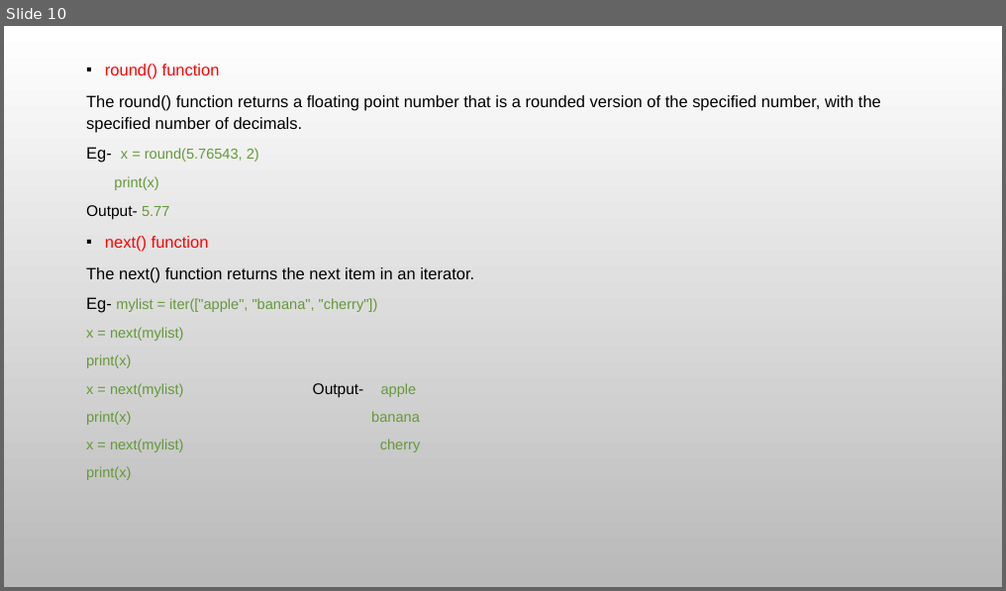
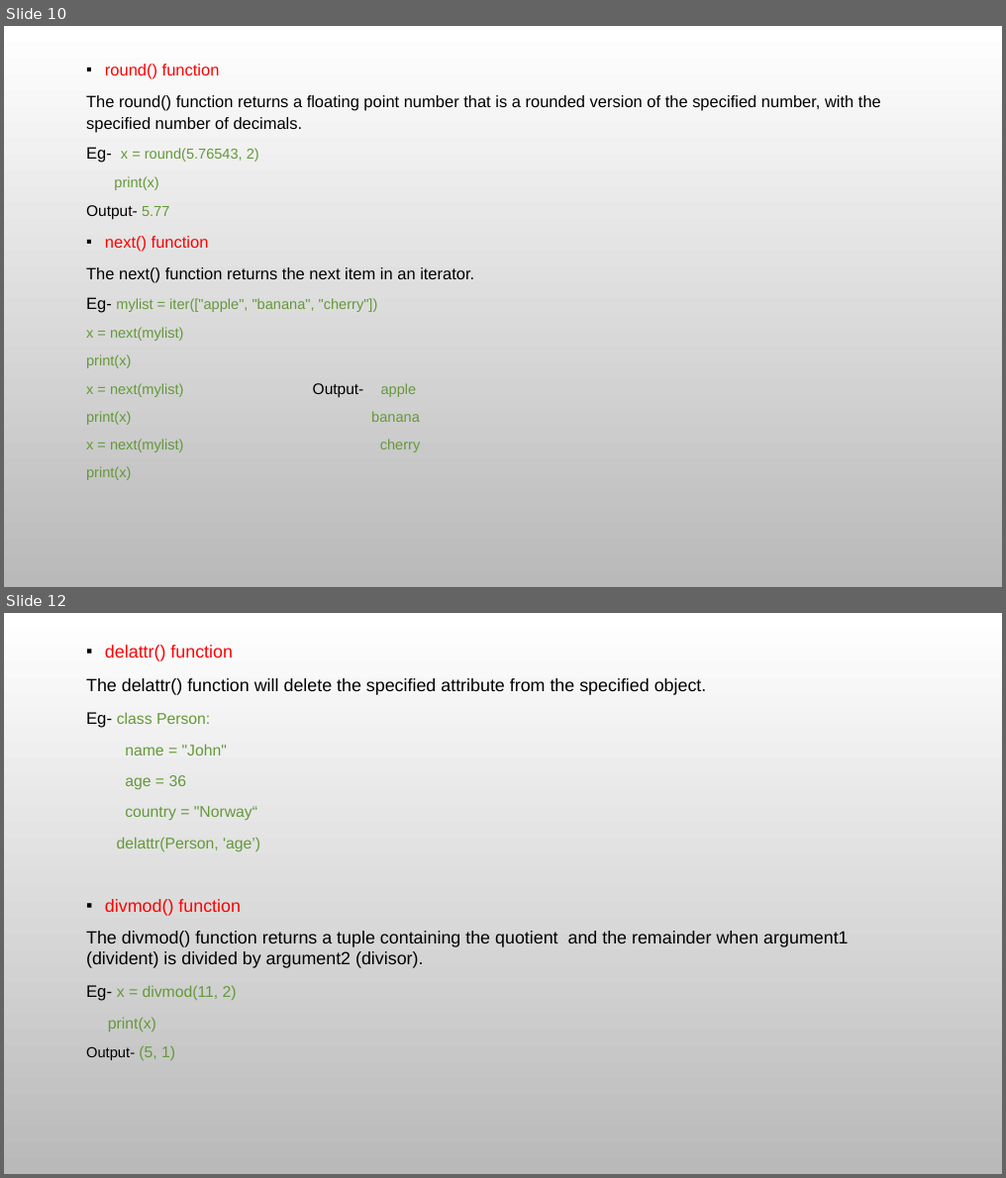
Before and after one commit to maharshigupta/Sandbox, a slide deck: Inbuilt functions in python.pptx. Shown one above the other, each under a label of ours: slide 10 before the commit, slides 10 and 12 after it; the slides between them are not shown. The pictures are 1006x591 and 1006x1178 pixels, drawn with LibreOffice and Linux fonts; fonts in the diff are those of the drawing; background and template pictures are left out. Boxes give left, top, right and bottom in pixels: in the first picture for what was removed or moved away, otherwise in the second. Text is boxed around its words. In the diff, an @@ line names an element or a change of style, - is before the commit and + after.

Commit message:
Add files via upload
Updated inbuilt function PPT

```diff
--- a/Inbuilt functions in python.pptx
+++ b/Inbuilt functions in python.pptx
@@ slide 12 added at (4, 613, 1002, 1174), background picture (left out) @@
@@ text added at (86, 645, 847, 1060), 17 pt, text #000000 @@
+▪ delattr() function
+The delattr() function will delete the specified attribute from the specified object.
+Eg- class Person:
+name = "John"
+age = 36
+country = "Norway“
+delattr(Person, 'age’)
+▪ divmod() function
+The divmod() function returns a tuple containing the quotient and the remainder when argument1 (divident) is divided by argument2 (divisor).
+Eg- x = divmod(11, 2)
+print(x)
+Output- (5, 1)
```
Also in this commit, not shown: 4 other slides added.
